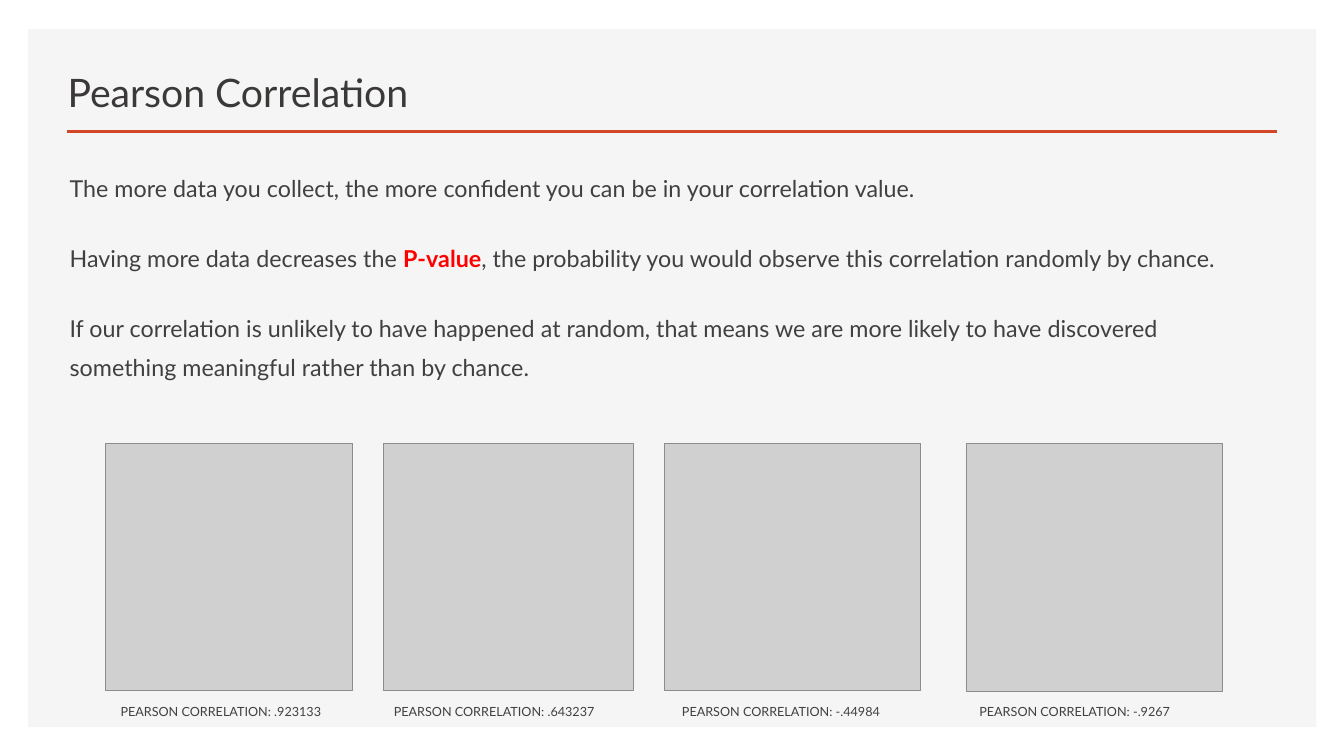
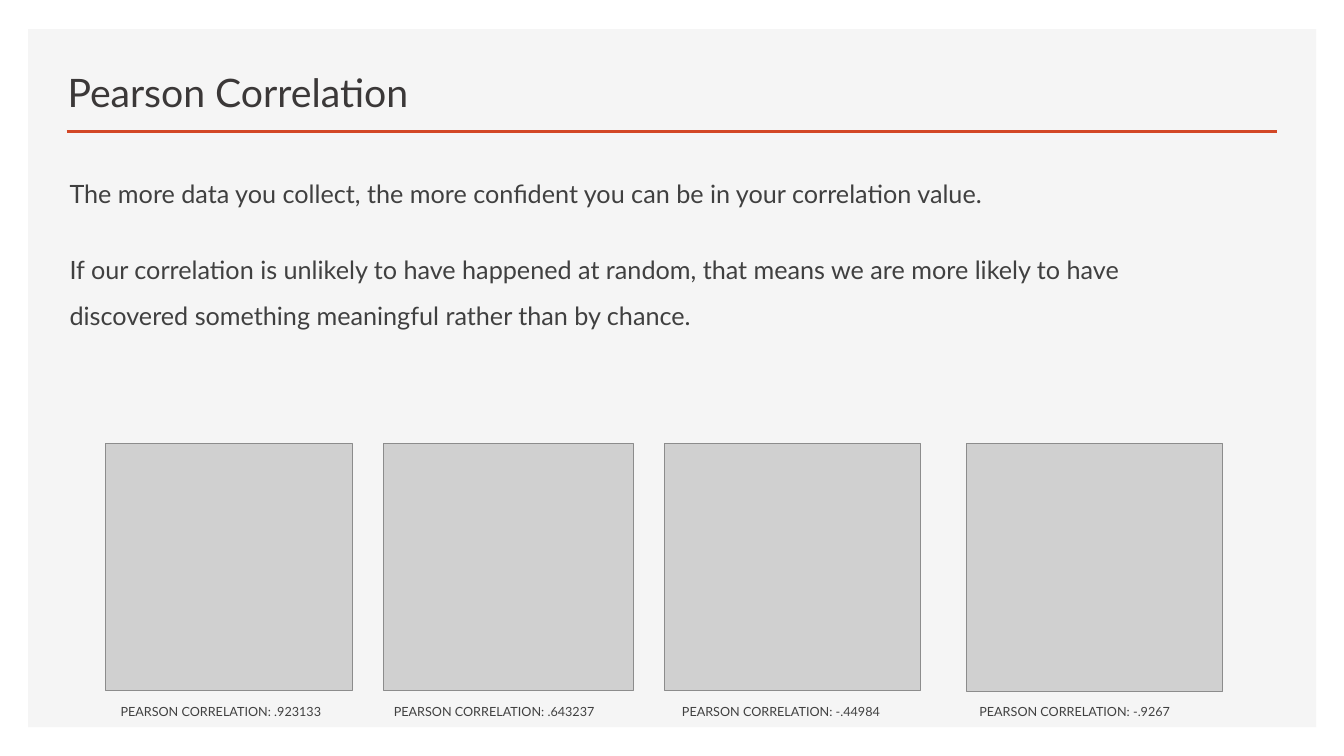
Before and after one commit to thomasnield/oreilly_math_fundamentals_data_science, a slide deck: slide 46 of linear_regression/math_fundamentals_linear_regression.pptx (slide 43 before the commit). Drawn at 1344x756 pixels with LibreOffice and Linux fonts; fonts in the diff are those of the drawing; grey boxes stand for pictures. Boxes give left, top, right and bottom in pixels: in the first picture for what was removed or moved away, otherwise in the second. Text is boxed around its words. In the diff, an @@ line names an element or a change of style, - is before the commit and + after.

```diff
--- a/linear_regression/math_fundamentals_linear_regression.pptx
+++ b/linear_regression/math_fundamentals_linear_regression.pptx
@@ text "The more data you collect, ..." at (70, 184, 1119, 329): size 16.6 to 18 pt; line spacing 1.4 to 1.5 @@
@@ text at (70, 249, 1215, 272): paragraph removed @@
-Having more data decreases the P-value, the probability you would observe this correlation randomly by chance.
```
Also in this commit, not shown: 7 other slides changed, 8 slides added, 2 slides removed, 1 other file.
